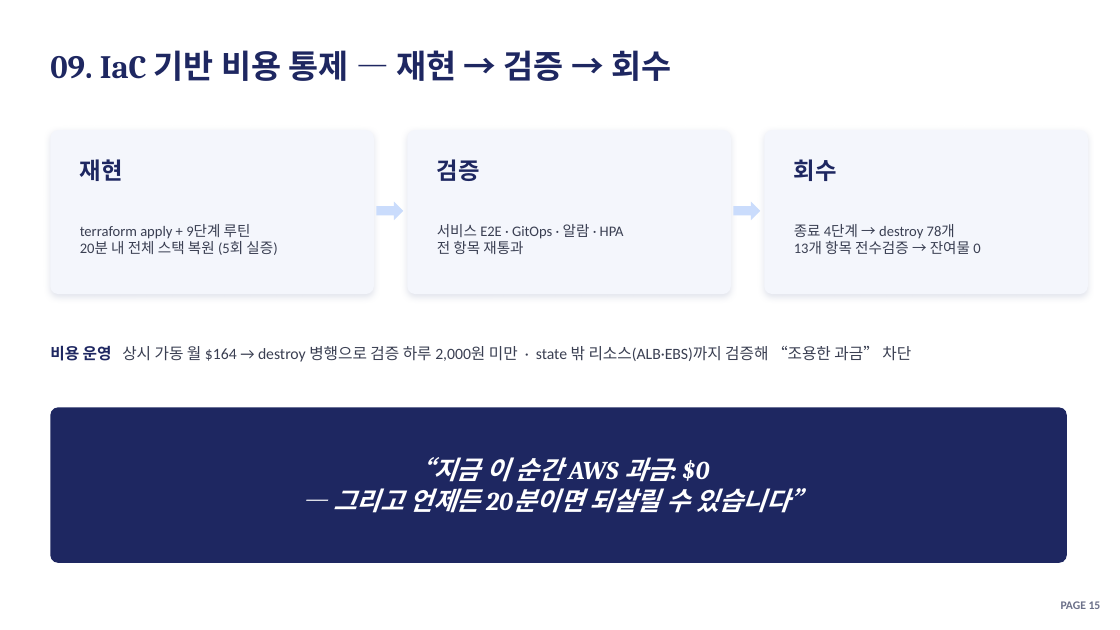
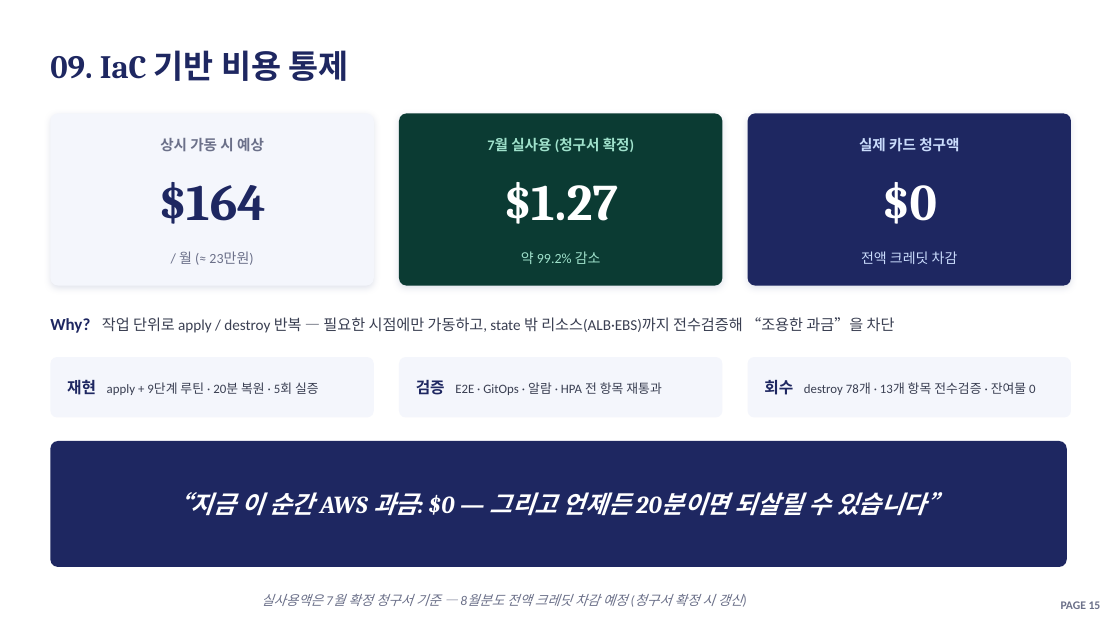
Before and after one commit to soc05272/eks-gitops-portfolio, a slide deck: slide 17 of docs/presentation.pptx. Drawn at 1120x630 pixels with LibreOffice and Linux fonts; fonts in the diff are those of the drawing. Boxes give left, top, right and bottom in pixels: in the first picture for what was removed or moved away, otherwise in the second. Text is boxed around its words. In the diff, an @@ line names an element or a change of style, - is before the commit and + after.

```diff
--- a/docs/presentation.pptx
+++ b/docs/presentation.pptx
@@ text at [50,50,349,81]: text changed @@
-09. IaC 기반 비용 통제 — 재현 → 검증 → 회수
+09. IaC 기반 비용 통제
@@ rounded rectangle: place and size @@
-rounded rectangle at [50,130,374,294]
+rounded rectangle at [50,113,374,286]
@@ rounded rectangle at [50,113,374,286]: proportions changed @@
@@ rounded rectangle: place and size @@
-rounded rectangle at [408,130,731,294]
+rounded rectangle at [399,113,723,286]
@@ rounded rectangle at [399,113,723,286]: fill #F4F6FC to #0B3B33; proportions changed @@
@@ rounded rectangle: place and size @@
-rounded rectangle at [765,130,1088,294]
+rounded rectangle at [748,113,1071,286]
@@ rounded rectangle at [748,113,1071,286]: fill #F4F6FC to #1E2761; proportions changed @@
@@ text at [160,138,264,152]: text changed; size 20 to 12.5 pt; font Cambria to Calibri; text colour #1E2761 to #6B7089 @@
-재현
+상시 가동 시 예상
@@ text at [487,137,634,152]: text changed; size 20 to 12.5 pt; font Cambria to Calibri; text colour #1E2761 to #9FE1CB @@
-검증
+7월 실사용 (청구서 확정)
@@ text at [859,137,959,152]: text changed; size 20 to 12.5 pt; font Cambria to Calibri; text colour #1E2761 to #CADCFC @@
-회수
+실제 카드 청구액
@@ text at [158,182,265,224]: text changed; size 12.5 to 44 pt; font Calibri to Cambria; text colour #3A3F52 to #1E2761; bold on @@
-terraform apply + 9단계 루틴
-20분 내 전체 스택 복원 (5회 실증)
+$164
@@ right arrow removed at [376,202,403,220] @@
@@ text added at [503,182,618,224], 44 pt, text #FFFFFF, bold @@
+$1.27
@@ right arrow removed at [734,202,760,220] @@
@@ text at [882,182,937,224]: text changed; size 12.5 to 44 pt; font Calibri to Cambria; text colour #3A3F52 to #FFFFFF; bold on @@
-종료 4단계 → destroy 78개
-13개 항목 전수검증 → 잔여물 0
+$0
@@ text added at [179,251,253,265], 12 pt, text #6B7089 @@
+/ 월 (≈ 23만원)
@@ text added at [521,251,601,264], 12 pt, text #9FE1CB @@
+약 99.2% 감소
@@ text added at [861,251,958,264], 12 pt, text #CADCFC @@
+전액 크레딧 차감
@@ text at [50,317,895,333]: text changed; size 13.5 to 13 pt @@
-비용 운영 상시 가동 월 $164 → destroy 병행으로 검증 하루 2,000원 미만 · state 밖 리소스(ALB·EBS)까지 검증해 “조용한 과금” 차단
+Why? 작업 단위로 apply / destroy 반복 — 필요한 시점에만 가동하고, state 밖 리소스(ALB·EBS)까지 전수검증해 “조용한 과금”을 차단
@@ rounded rectangle added at [50,357,374,418], fill #F4F6FC @@
@@ rounded rectangle added at [399,357,723,418], fill #F4F6FC @@
@@ rounded rectangle added at [748,357,1071,418], fill #F4F6FC @@
@@ text added at [67,379,319,395], 11 pt, text #3A3F52 @@
+재현 apply + 9단계 루틴 · 20분 복원 · 5회 실증
@@ text at [416,380,661,395]: text changed; size 12.5 to 11 pt @@
-서비스 E2E · GitOps · 알람 · HPA
-전 항목 재통과
+검증 E2E · GitOps · 알람 · HPA 전 항목 재통과
@@ text added at [764,380,1035,395], 11 pt, text #3A3F52 @@
+회수 destroy 78개 · 13개 항목 전수검증 · 잔여물 0
@@ rounded rectangle at [50,441,1067,567]: proportions changed @@
@@ rounded rectangle: place and size @@
-rounded rectangle at [50,408,1067,563]
+rounded rectangle at [50,441,1067,567]
@@ text at [166,492,951,516]: text changed; size 22 to 21 pt @@
-“지금 이 순간 AWS 과금: $0
-— 그리고 언제든 20분이면 되살릴 수 있습니다”
+“지금 이 순간 AWS 과금: $0 — 그리고 언제든 20분이면 되살릴 수 있습니다”
@@ text added at [261,594,743,606], 11.5 pt, text #6B7089, italic @@
+실사용액은 7월 확정 청구서 기준 — 8월분도 전액 크레딧 차감 예정 (청구서 확정 시 갱신)
```
Also in this commit, not shown: 3 other slides changed, 1 slide added.
